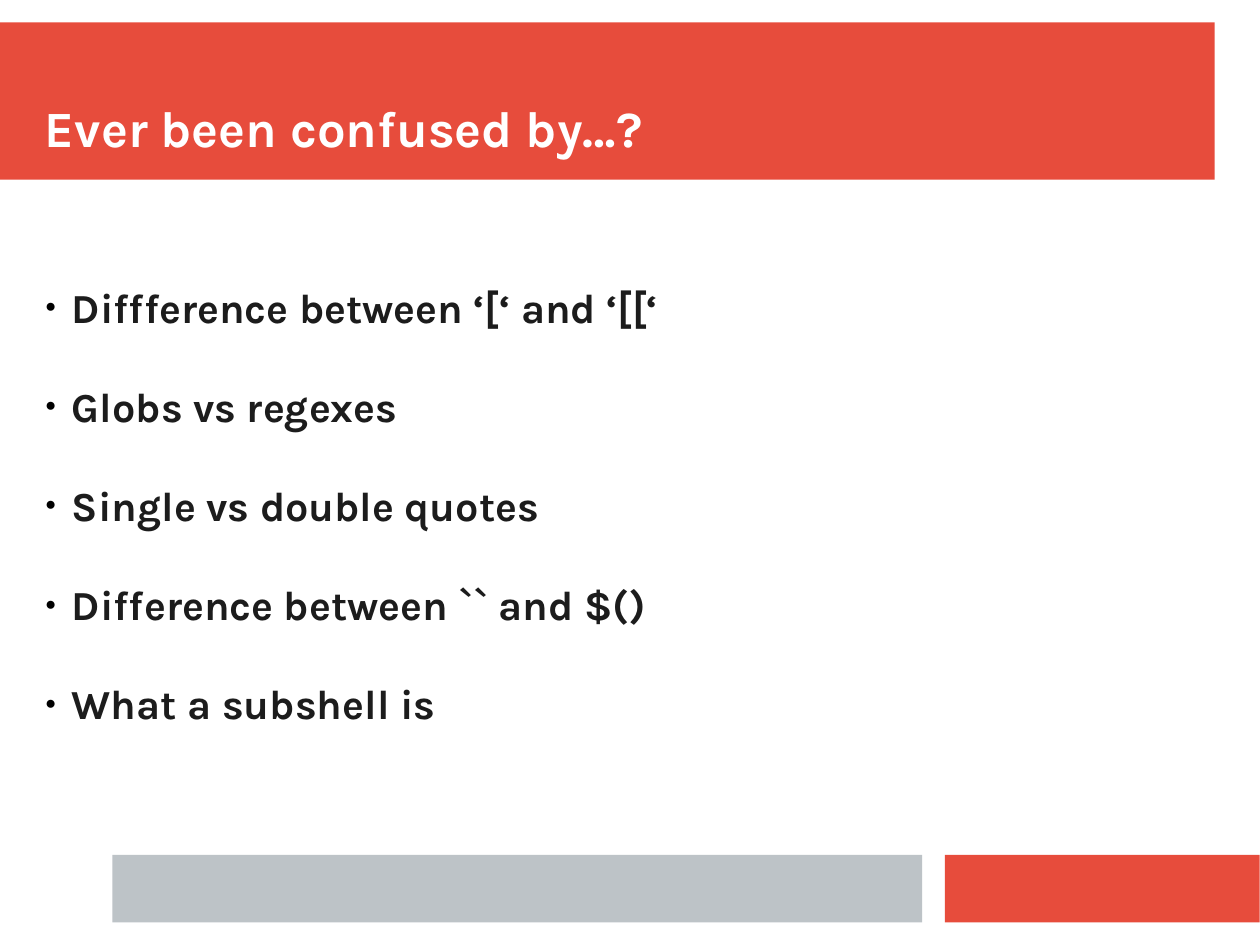
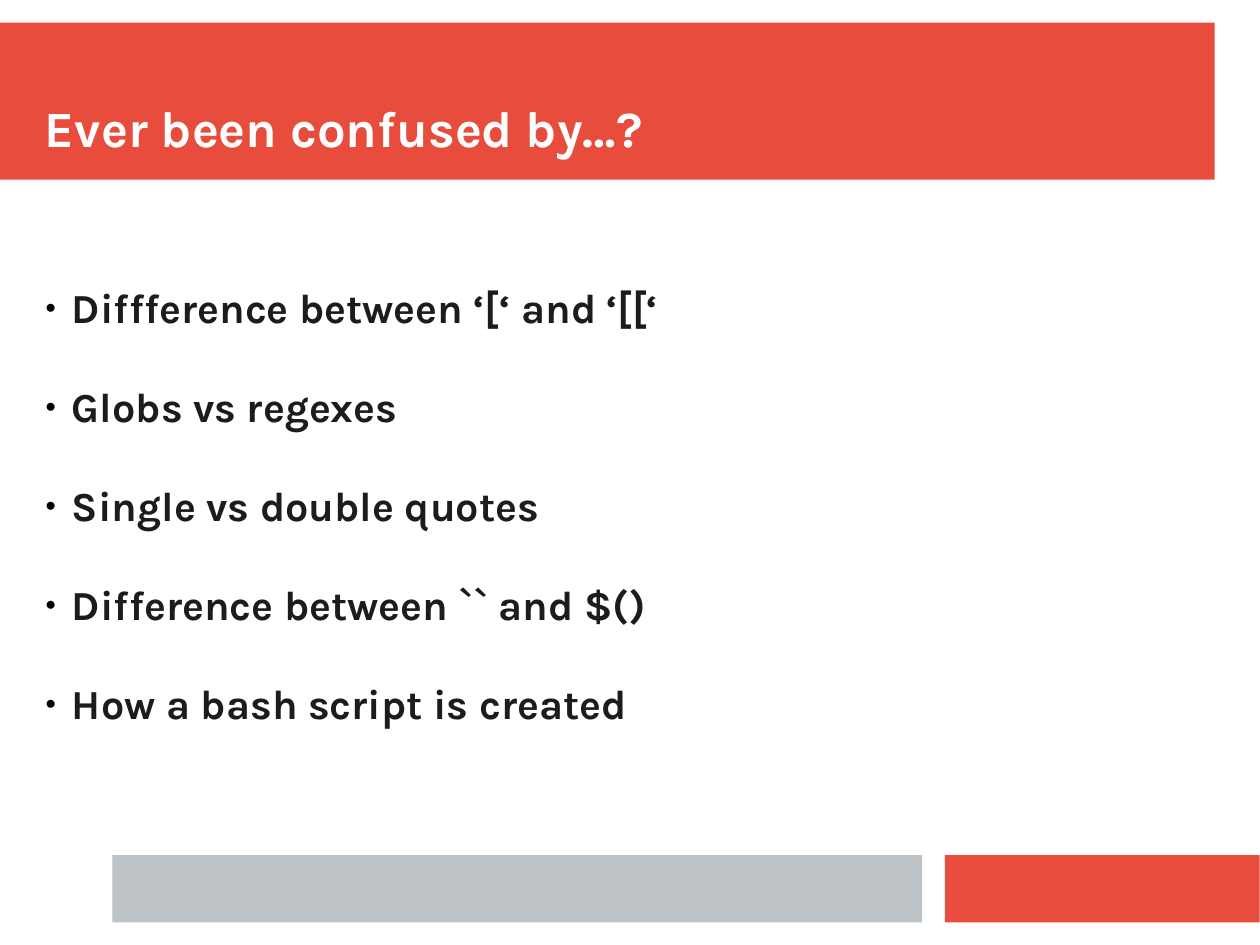
Before and after one commit to ianmiell/introduction-to-bash, a slide deck: slide 8 of slides/introduction_to_bash.pptx. Drawn at 1260x945 pixels with LibreOffice and Linux fonts; fonts in the diff are those of the drawing. Boxes give left, top, right and bottom in pixels: in the first picture for what was removed or moved away, otherwise in the second. Text is boxed around its words. In the diff, an @@ line names an element or a change of style, - is before the commit and + after.

```diff
--- a/slides/introduction_to_bash.pptx
+++ b/slides/introduction_to_bash.pptx
@@ text at <box>72,689,627,729</box>: text changed @@
-● What a subshell is
+● How a bash script is created
```
Also in this commit, not shown: 4 other slides changed, 3 slides added, 2 slides removed, 1 other file.
